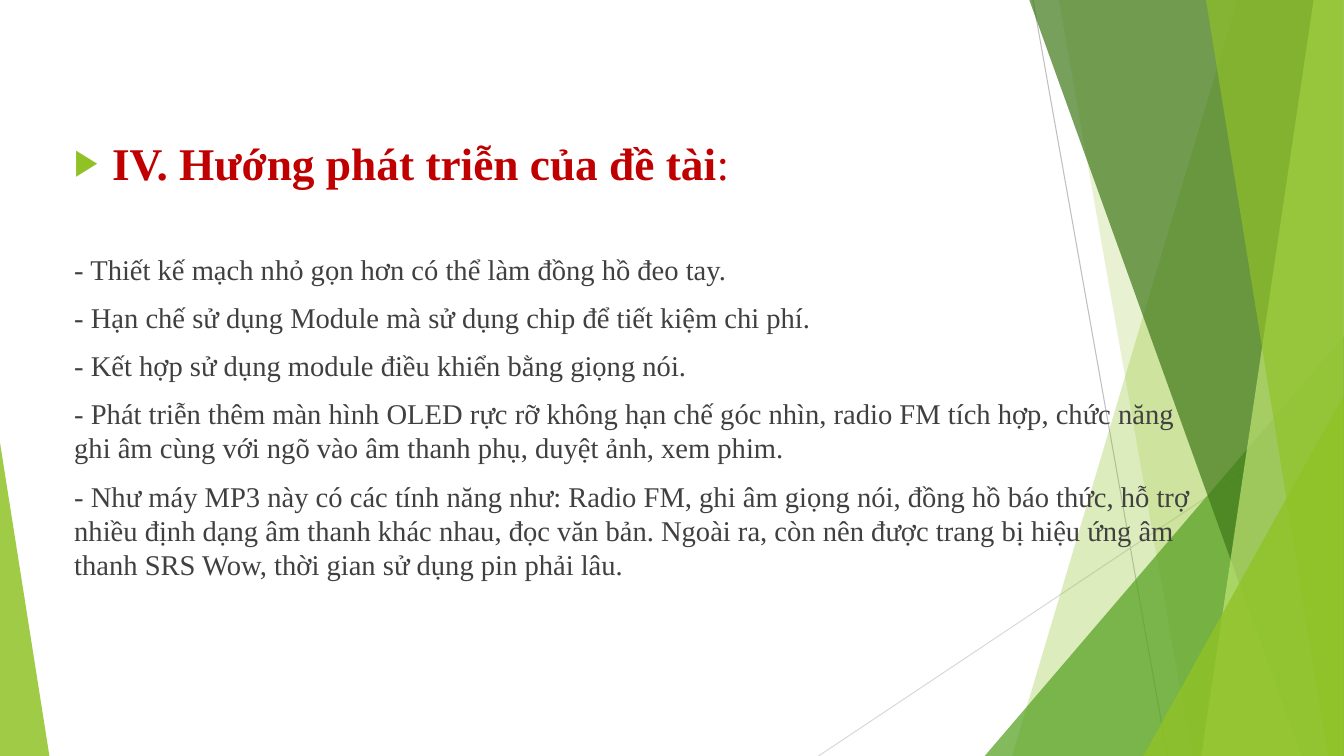
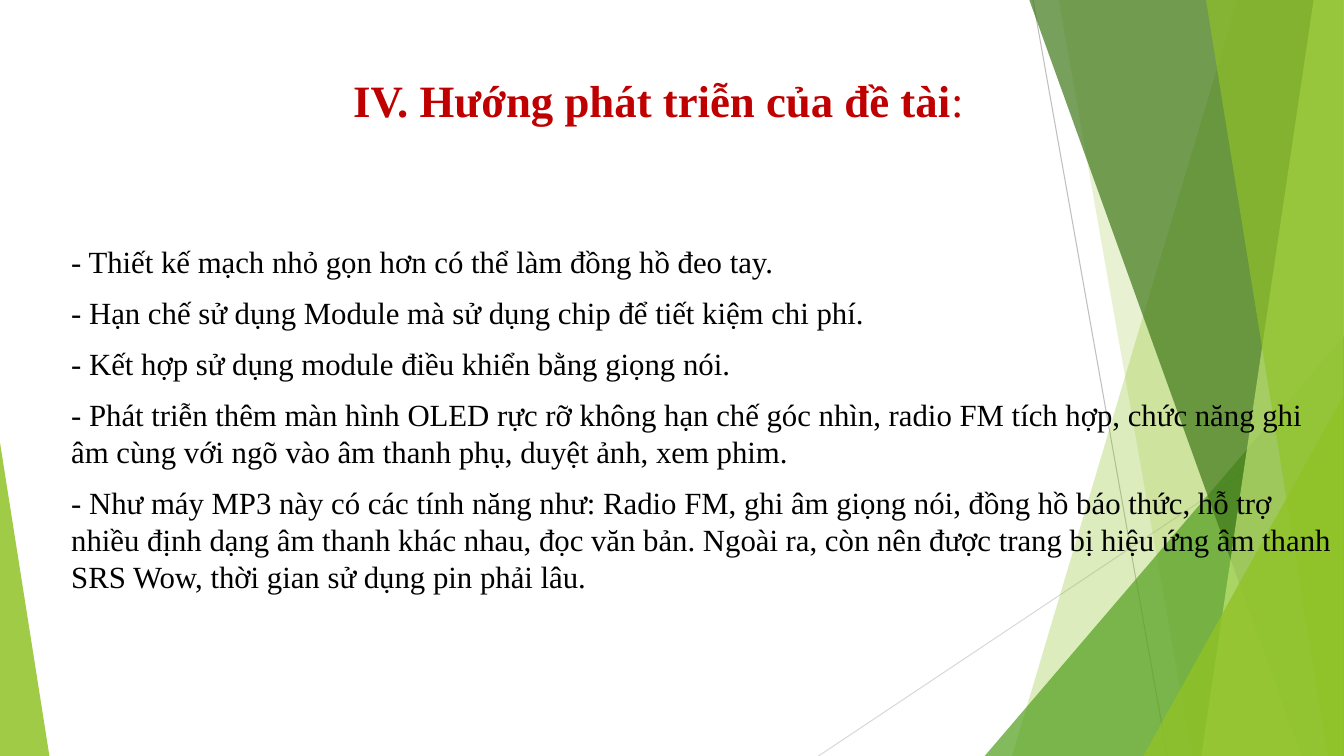
Before and after one commit to huynhlinh112/final, a slide deck: slide 17 of final.pptx (slide 13 before the commit). Drawn at 1344x756 pixels with LibreOffice and Linux fonts; fonts in the diff are those of the drawing. Boxes give left, top, right and bottom in pixels: in the first picture for what was removed or moved away, otherwise in the second. Text is boxed around its words. In the diff, an @@ line names an element or a change of style, - is before the commit and + after.

```diff
--- a/final.pptx
+++ b/final.pptx
@@ title added at (353,83,963,126), 32 pt, text #C00000, bold @@
+IV. Hướng phát triễn của đề tài:
@@ text at (112,145,729,189): paragraph removed @@
-▶ IV. Hướng phát triễn của đề tài:
@@ text "- Thiết kế mạch nhỏ ...": place and size @@
-text "- Thiết kế mạch nhỏ ..." at (74,145,1190,547)
+text "- Thiết kế mạch nhỏ ..." at (71,250,1330,594)
@@ text "- Thiết kế mạch nhỏ ..." at (71,250,1330,594): size 20.4 to 22 pt, text colour #404040 to #000000 @@
```
Also in this commit, not shown: 12 other slides changed, 4 slides added.
